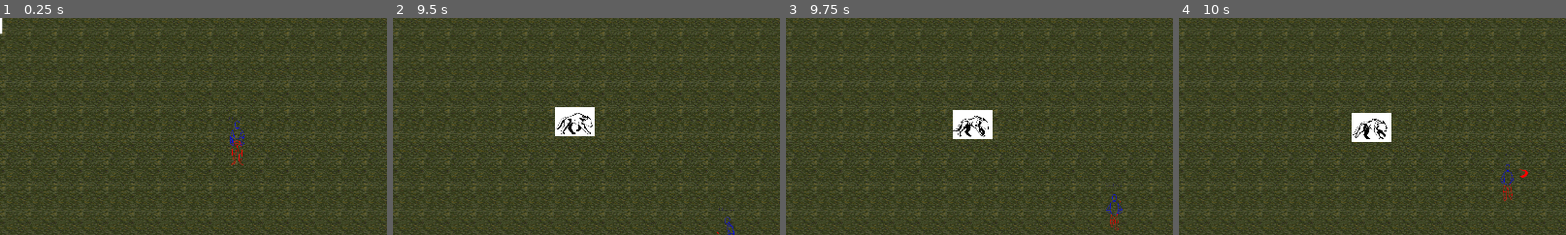
Above: before the commit, frames 1-4 (left to right).
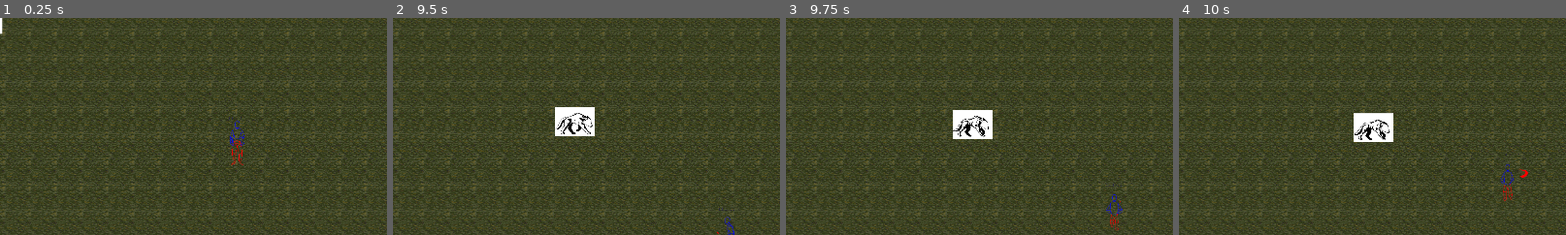
Above: after the commit, the same moments.

Repository: brinley53/MrFictitious
Game: Godot game, scene res://Scenes/main.tscn
The game is run twice, just before and just after one commit, with the same random seed, the same clock (stepped at 60 frames per second) and the same inputs.
Inputs (mouse positions are % of the whole screen's width and height, from its top left):
- Up to frame 1 (0.25 s): no input
- Up to frame 2 (9.5 s): move the mouse to (72, 45) at 0.52 s; hold D (move_right) 0.53-1.28 s; click (72, 45) at 0.6 s; move the mouse to (30, 55) at 1.27 s; hold S (move_down) 1.28-2.03 s; click (30, 55) at 1.35 s; move the mouse to (60, 28) at 2.02 s; hold D (move_right) 2.03-2.78 s; right-click (60, 28) at 2.1 s; click (60, 28) at 2.3 s; move the mouse to (45, 70) at 2.77 s; hold W (move_up) 2.78-3.53 s; click (45, 70) at 2.85 s; move the mouse to (80, 65) at 3.52 s; hold A (move_left) 3.53-5.03 s; click (80, 65) at 3.6 s; move the mouse to (20, 35) at 4.27 s; right-click (20, 35) at 4.35 s; click (20, 35) at 4.55 s; move the mouse to (55, 50) at 5.02 s; hold S (move_down) 5.03-5.78 s; click (55, 50) at 5.1 s; move the mouse to (35, 25) at 5.77 s; hold D (move_right) 5.78-6.53 s; click (35, 25) at 5.85 s; move the mouse to (72, 45) at 6.52 s; hold W (move_up) 6.53-7.28 s; right-click (72, 45) at 6.6 s; click (72, 45) at 6.8 s; move the mouse to (30, 55) at 7.27 s; hold D (move_right) 7.28-8.03 s; click (30, 55) at 7.35 s; move the mouse to (60, 28) at 8.02 s; hold S (move_down) 8.03-8.78 s; click (60, 28) at 8.1 s; move the mouse to (45, 70) at 8.77 s; hold A (move_left) from 8.78 s (still down); right-click (45, 70) at 8.85 s; click (45, 70) at 9.05 s
- Up to frame 3 (9.75 s): move the mouse to (80, 65) at 9.52 s; release A (move_left) at 9.53 s; hold W (move_up) from 9.53 s (still down); click (80, 65) at 9.6 s
- Up to frame 4 (10 s): keep holding W (move_up)
The pictures show only the part of the screen within x 19-69%, y 21-71%; the shares and areas given below are measured in that part.

Frames 1-3 are identical in both runs. In frame 4, 0.6% of the frame differs, in the area x 44-56%, y 43-58%.

Commit message:
make enemy scripts modular, fix enemy patrol point bug

Diff:
--- a/mr-fictitious/Scenes/Rooms/Prototype1/room_2.tscn
+++ b/mr-fictitious/Scenes/Rooms/Prototype1/room_2.tscn
@@ -38,36 +38,37 @@
 tile_set = SubResource("TileSet_2epqt")
 
 [node name="Enemy1_PatrolA" type="Area2D" parent="."]
-position = Vector2(1814, 217)
+position = Vector2(1711, 217)
 
 [node name="CollisionShape2D" type="CollisionShape2D" parent="Enemy1_PatrolA"]
 shape = SubResource("RectangleShape2D_66hv2")
 
 [node name="Enemy1_PatrolB" type="Area2D" parent="."]
-position = Vector2(101, 217)
+position = Vector2(149, 214)
 
 [node name="CollisionShape2D" type="CollisionShape2D" parent="Enemy1_PatrolB"]
 shape = SubResource("RectangleShape2D_66hv2")
 
 [node name="Enemy2_PatrolA" type="Area2D" parent="."]
-position = Vector2(1820, 859)
+position = Vector2(1734, 859)
 
 [node name="CollisionShape2D" type="CollisionShape2D" parent="Enemy2_PatrolA"]
 shape = SubResource("RectangleShape2D_66hv2")
 
 [node name="Enemy2_PatrolB" type="Area2D" parent="."]
-position = Vector2(115, 872)
+position = Vector2(165, 872)
 
 [node name="CollisionShape2D" type="CollisionShape2D" parent="Enemy2_PatrolB"]
 shape = SubResource("RectangleShape2D_66hv2")
 
 [node name="Enemy1" parent="." node_paths=PackedStringArray("point_a", "point_b") instance=ExtResource("4_rg4uh")]
 position = Vector2(307, 226)
-point_a = NodePath("../Enemy1_PatrolB")
+point_a = NodePath("../Enemy1_PatrolA")
 point_b = NodePath("../Enemy1_PatrolB")
 
 [node name="Enemy2" parent="." node_paths=PackedStringArray("point_a", "point_b") instance=ExtResource("4_rg4uh")]
 position = Vector2(1359, 841)
+scale = Vector2(0.970151, 0.995956)
 point_a = NodePath("../Enemy2_PatrolA")
 point_b = NodePath("../Enemy2_PatrolB")
 
--- a/mr-fictitious/Scenes/enemy.tscn
+++ b/mr-fictitious/Scenes/enemy.tscn
@@ -6,20 +6,31 @@
 [sub_resource type="RectangleShape2D" id="RectangleShape2D_6mteq"]
 size = Vector2(60, 65)
 
+[sub_resource type="SpriteFrames" id="SpriteFrames_42n1k"]
+animations = [{
+"frames": [{
+"duration": 1.0,
+"texture": ExtResource("1_vd83c")
+}],
+"loop": true,
+"name": &"default",
+"speed": 5.0
+}]
+
 [sub_resource type="RectangleShape2D" id="RectangleShape2D_xb3p1"]
 size = Vector2(65, 72)
 
 [node name="CharacterBody2D" type="CharacterBody2D" groups=["Enemies"]]
 script = ExtResource("1_advk4")
+type = "Goomba"
 
 [node name="CollisionShape2D" type="CollisionShape2D" parent="."]
 position = Vector2(-2, -0.5)
 shape = SubResource("RectangleShape2D_6mteq")
 
-[node name="Sprite2D" type="Sprite2D" parent="."]
-position = Vector2(-2, -1)
-scale = Vector2(0.178674, 0.190202)
-texture = ExtResource("1_vd83c")
+[node name="AnimatedSprite2D" type="AnimatedSprite2D" parent="."]
+scale = Vector2(0.2, 0.2)
+sprite_frames = SubResource("SpriteFrames_42n1k")
 
 [node name="AttackArea" type="Area2D" parent="."]
 
--- a/mr-fictitious/Scenes/wolf_enemy.tscn
+++ b/mr-fictitious/Scenes/wolf_enemy.tscn
@@ -1,6 +1,6 @@
 [gd_scene load_steps=31 format=3 uid="uid://jigu4v6vbtsk"]
 
-[ext_resource type="Script" path="res://Scripts/wolf_enemy.gd" id="1_5n3rl"]
+[ext_resource type="Script" path="res://Scripts/enemy.gd" id="1_c84wt"]
 [ext_resource type="Texture2D" uid="uid://cajs0ydsfqpft" path="res://images/Wolf_White_Background.png" id="2_wsox7"]
 
 [sub_resource type="RectangleShape2D" id="RectangleShape2D_6mteq"]
@@ -203,7 +203,8 @@
 size = Vector2(114, 75)
 
 [node name="CharacterBody2D" type="CharacterBody2D" groups=["Enemies"]]
-script = ExtResource("1_5n3rl")
+script = ExtResource("1_c84wt")
+type = "Wolf"
 
 [node name="CollisionShape2D" type="CollisionShape2D" parent="."]
 position = Vector2(0, 5)
--- a/mr-fictitious/Scripts/enemy.gd
+++ b/mr-fictitious/Scripts/enemy.gd
@@ -6,15 +6,20 @@
 	Brinley Hull - 3/30/2025: Enemy patrol
 	Brinley Hull - 3/31/2025: Enemy chase player
 	Brinley Hull - 4/2/2025:
-		-Enemy faces its movement direction
-		-Player I-frames/attack timer
-	Brinley Hull - 4/4/2025, dynamic player variable
+		- Enemy faces its movement direction
+		- Player I-frames/attack timer
+	Brinley Hull - 4/4/2025
+		- Dynamic Player Variable
+		- Flip Detection Point Up
+		- Modular for Other Enemy Types
 """
 extends CharacterBody2D
 #GLOBAL VARIABLES
 # stats attributes
-var health = 3
-var speed = 100.0
+var health : int
+var speed : float
+var base_speed : float
+var damage : float
 
 #patrol points/variables
 @export var point_a:Area2D
@@ -27,26 +32,41 @@
 
 # On ready attributes
 @onready var timer = $AttackTimer
-@onready var sprite = $Sprite2D
+@onready var sprite = $AnimatedSprite2D
 @onready var detection = $Detection
 @onready var players = get_tree().get_nodes_in_group("Player")
 @onready var player = players[0]
+@export_enum("Wolf", "Goomba") var type : String
 
 func _ready():
 	#set initial variables
 	target_point = point_b
+	if (type == "Wolf"):
+		health = 5
+		base_speed = 60.0
+		damage = 25
+	else:
+		base_speed = 100.0
+		health = 3
+		damage = 20
+	speed = base_speed
 
 func _physics_process(delta: float) -> void:
 	patrol()
 	if chase_player:
 		chase(player)
-
+		if (type == "Wolf"):
+			sprite.play("run")
+			speed = base_speed * 2.5
+	elif (type == "Wolf"):
+		sprite.play("walk")
+		speed = base_speed
 
 #When player is inside the Attack Area, Take Damage (Will be change to something more later)
 func _on_attack_area_body_entered(body: Node2D) -> void:
 	if body.name == "Player":
 		attack_player = true
-		player.reduce_player_health(1)
+		player.reduce_player_health(damage)
 		timer.start()
 
 #Enemy patrol movement -> go from point A to point B
@@ -99,5 +119,5 @@
 func _on_attack_timer_timeout() -> void:
 	# timer to allow player iframes
 	if attack_player:
-		player.reduce_player_health(20)
+		player.reduce_player_health(damage)
 		timer.start()
--- a/mr-fictitious/Scripts/wolf_enemy.gd
+++ /dev/null
@@ -1,99 +0,0 @@
-"""
-Script for wolf enemy
-Authors: Jose Leyba, Brinley Hull
-Creation Date: 04/04/2025
-Revisions:
-	Brinley Hull - 4/4/2025, dynamic player variable
-"""
-extends CharacterBody2D
-#GLOBAL VARIABLES
-# stats attributes
-var health = 5
-var speed = 60.0
-
-#patrol points/variables
-@export var point_a:Area2D
-@export var point_b:Area2D
-var target_point:Area2D
-
-#chase player variables
-var chase_player = false
-var attack_player = false
-
-# On ready attributes
-@onready var timer = $AttackTimer
-@onready var sprite = $AnimatedSprite2D
-@onready var detection = $Detection
-@onready var players = get_tree().get_nodes_in_group("Player")
-@onready var player = players[0]
-
-func _ready():
-	#set initial variables
-	target_point = point_b
-
-func _physics_process(delta: float) -> void:
-	patrol()
-	if chase_player:
-		chase(player)
-		sprite.play("run")
-		speed = 150.0
-	else:
-		sprite.play("walk")
-		speed = 60.0
-
-#When player is inside the Attack Area, Take Damage (Will be change to something more later)
-func _on_attack_area_body_entered(body: Node2D) -> void:
-	if body.name == "Player":
-		attack_player = true
-		player.reduce_player_health(1)
-		timer.start()
-
-#Enemy patrol movement -> go from point A to point B
-func patrol():
-	# set direction to be towards target_point
-	if target_point == null:
-		target_point = point_a
-		chase_player = false
-	var direction = (target_point.global_position - global_position).normalized()
-	velocity = direction * speed
-
-	# face the sprite and detection cone based on what direction we're going
-	if direction.x > 0:
-		sprite.flip_h = 0
-		detection.scale.x = 1
-	else:
-		sprite.flip_h = 1
-		detection.scale.x =  -1
-
-	move_and_slide()
-
-	#if we're close to the target point, change patrol points as the target point
-	if global_position.distance_to(target_point.global_position) < 5.0 and !chase_player:
-		# Swap target between point A and B
-		target_point = point_a if target_point == point_b else point_b
-
-#Takes damage, when life reaches 0 it dies
-func reduce_enemy_health(damage):
-	health = health - damage
-	if health <= 0:
-		queue_free()
-
-func _on_detection_body_entered(body: Node2D) -> void:
-	# If player enters cone of detection, chase the player
-	if body.name == "Player":
-		chase_player = true
-
-func chase(body: Node2D) -> void:
-	# Change target point to be the player's area2d child
-	target_point = body.get_child(2)
-
-func _on_attack_area_body_exited(body: Node2D) -> void:
-	# When player escapes, don't reduce health anymore
-	if body.name == "Player":
-		attack_player = false
-
-func _on_attack_timer_timeout() -> void:
-	# timer to allow player iframes
-	if attack_player:
-		player.reduce_player_health(25)
-		timer.start()
Not shown: 1 places in mr-fictitious/Scenes/enemy.tscn that only renumber resources
